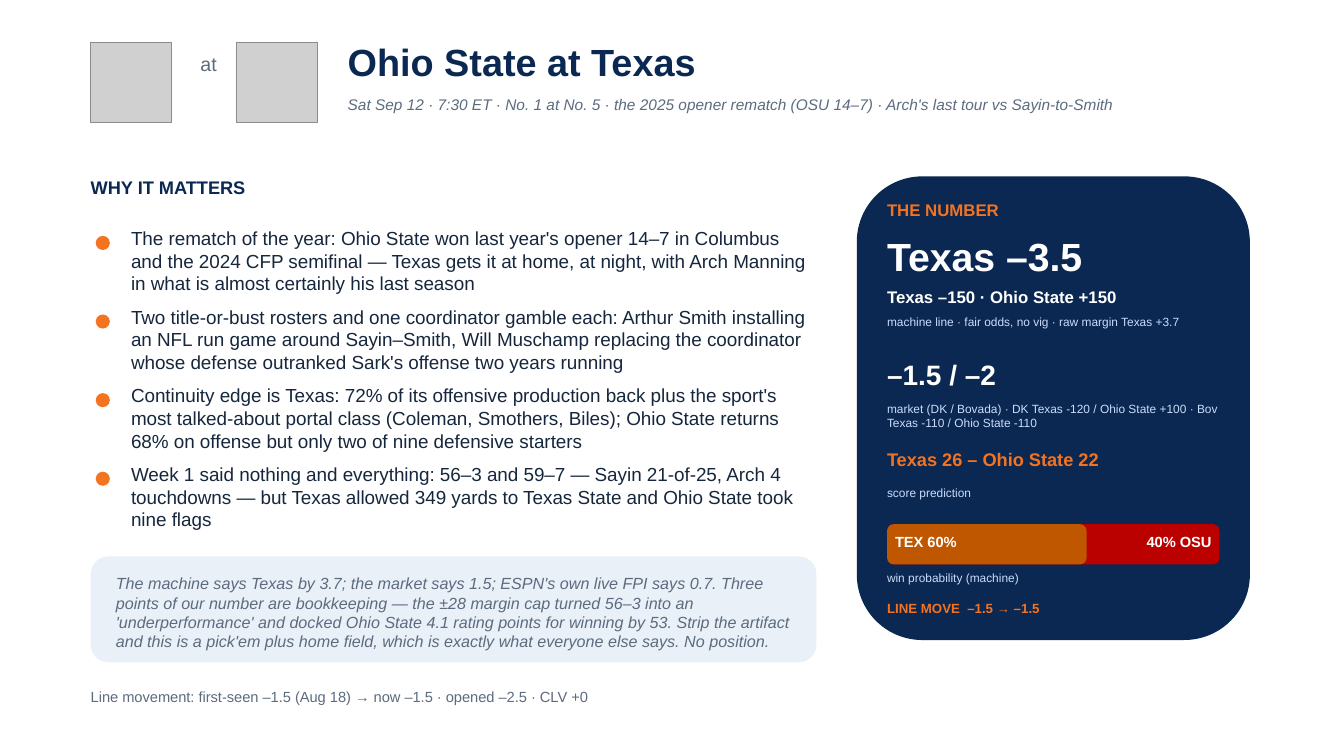
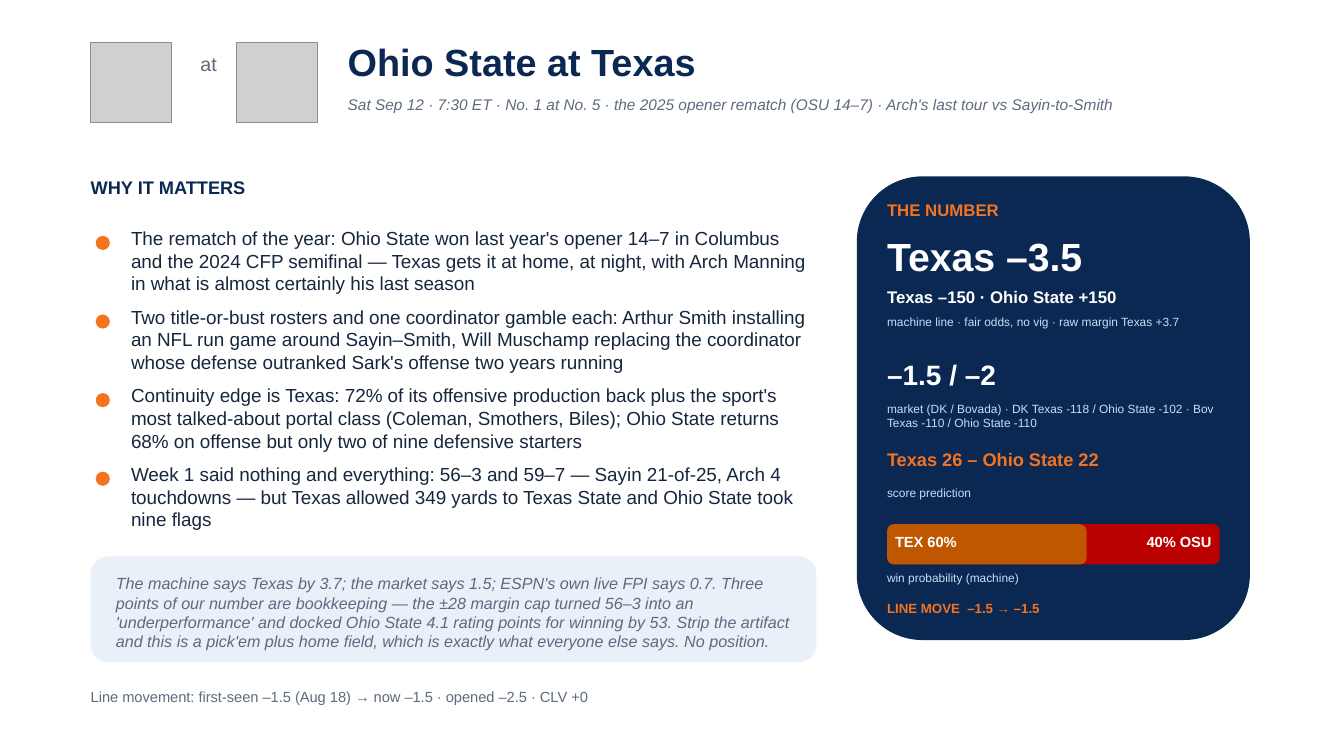
Before and after one commit to lucasalvarezflorida-lab/ncaa-fbs-analytics, a slide deck: slide 4 of decks/2026_Week2_Episode3.pptx. Drawn at 1344x756 pixels with LibreOffice and Linux fonts; fonts in the diff are those of the drawing; grey boxes stand for pictures. Boxes give left, top, right and bottom in pixels: in the first picture for what was removed or moved away, otherwise in the second. Text is boxed around its words. In the diff, an @@ line names an element or a change of style, - is before the commit and + after.

```diff
--- a/decks/2026_Week2_Episode3.pptx
+++ b/decks/2026_Week2_Episode3.pptx
@@ text at <box>887,404,1214,427</box>: text changed @@
-market (DK / Bovada) · DK Texas -120 / Ohio State +100 · Bov Texas -110 / Ohio State -110
+market (DK / Bovada) · DK Texas -118 / Ohio State -102 · Bov Texas -110 / Ohio State -110
```
Also in this commit, not shown: 4 other slides changed, 7 other files.
